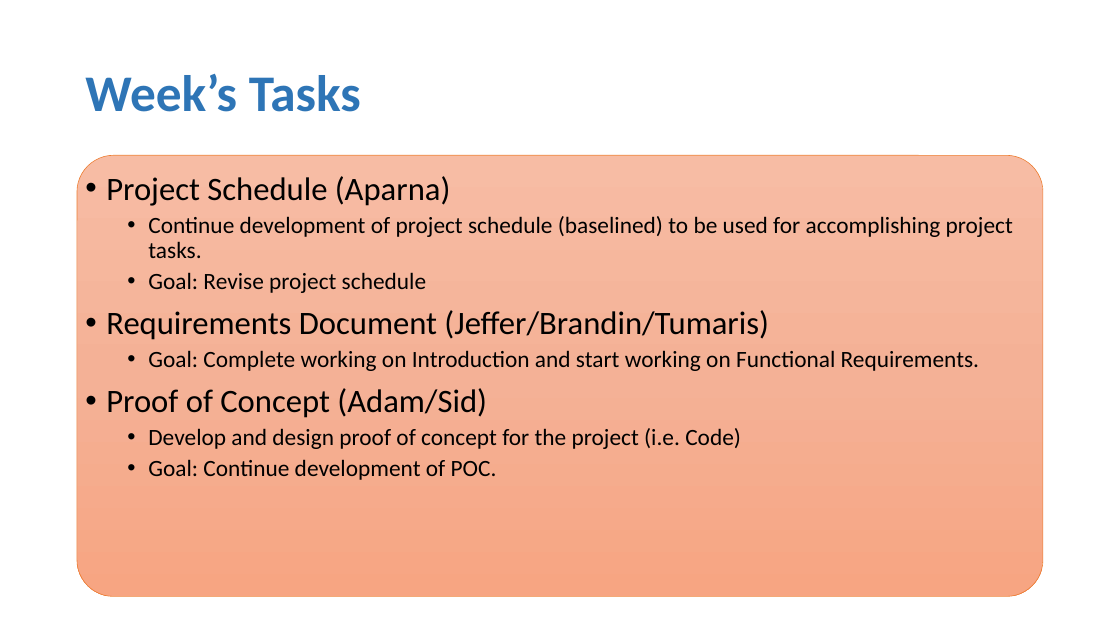
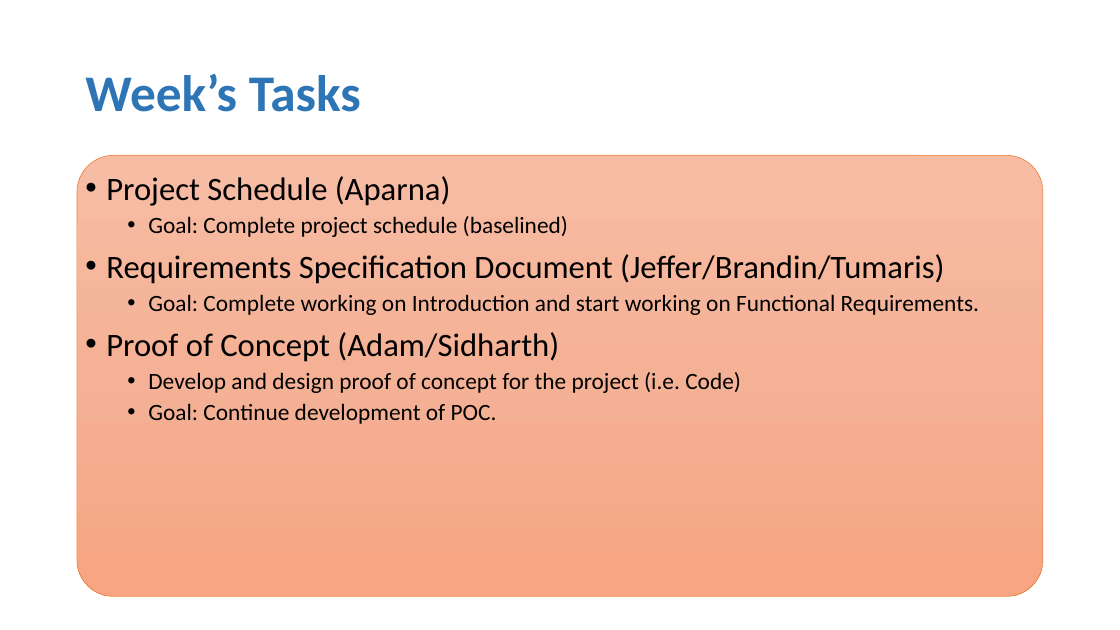
Before and after one commit to Bbulicki/MarchingMasters, a slide deck: slide 5 of Documents/Meeting Updates/MarchingMasters-1027.pptx. Drawn at 1120x630 pixels with LibreOffice and Linux fonts; fonts in the diff are those of the drawing. Boxes give left, top, right and bottom in pixels: in the first picture for what was removed or moved away, otherwise in the second. Text is boxed around its words. In the diff, an @@ line names an element or a change of style, - is before the commit and + after.

```diff
--- a/Documents/Meeting Updates/MarchingMasters-1027.pptx
+++ b/Documents/Meeting Updates/MarchingMasters-1027.pptx
@@ text at bbox=[106, 216, 944, 284]: text changed; size 20 to 28 pt @@
-  • Continue development of project schedule (baselined) to be used for accomplishing project tasks.
-  • Goal: Revise project schedule
-• Requirements Document (Jeffer/Brandin/Tumaris)
+  • Goal: Complete project schedule (baselined)
+• Requirements Specification Document (Jeffer/Brandin/Tumaris)
@@ text at bbox=[106, 332, 559, 362]: text changed @@
-• Proof of Concept (Adam/Sid)
+• Proof of Concept (Adam/Sidharth)
```
Also in this commit, not shown: 1 other slide changed, 4 other files.
